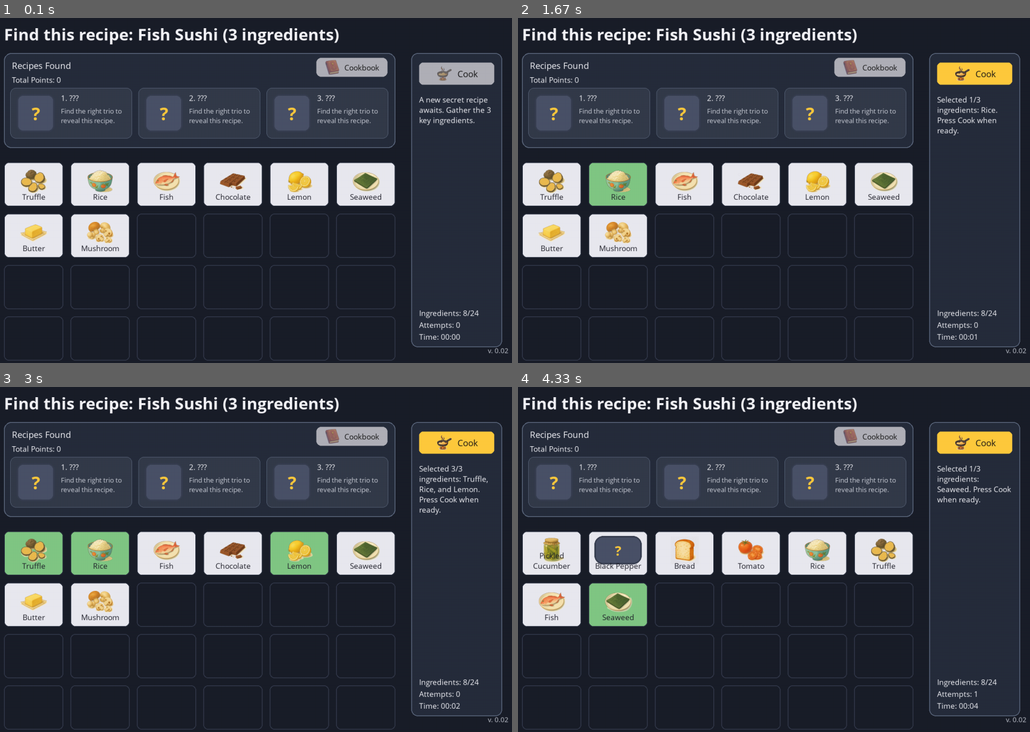
Above: before the commit, frames 1-4 (two rows, left to right).
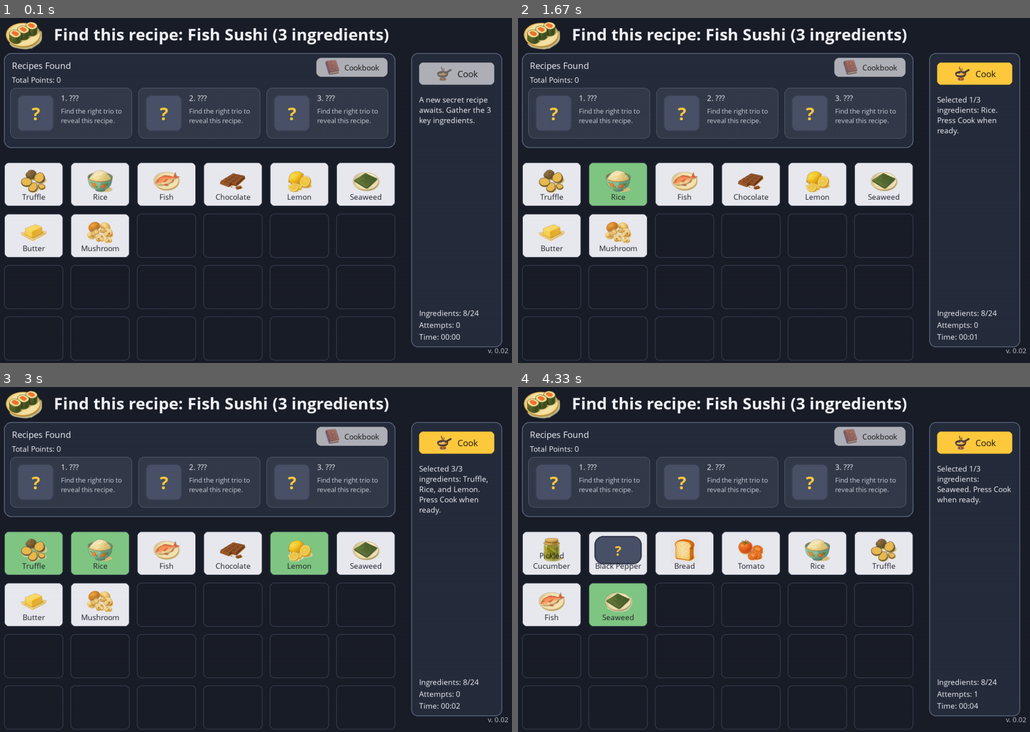
Above: after the commit, the same moments.

Repository: chrixbedardcad/FoodSimulator
Game: pygame game, started from secret_recipe_pygame.py
Two runs of this game, one before a commit and one after it. Both use one fixed random seed, a clock stepped at 60 frames per second and the inputs below.
Inputs (mouse positions are in pixels of both pictures, inside the frame that each line leads up to):
- Up to frame 1 (0.1 s): no input
- Up to frame 2 (1.67 s): click (768, 183) at 0.38 s; click (635, 187) at 0.72 s; click "Chocolate" at 1.05 s
- Up to frame 3 (3 s): click (56, 545) at 1.88 s; click "Lemon" at 2.72 s
- Up to frame 4 (4.33 s): click "Cook" at 3.05 s; click "Cook" at 3.38 s; click (589, 590) at 3.72 s

The runs differ from the first frame. In frame 1, 1.9% of the frame differs, in the area x 1-76%, y 1-10%; in frame 2, 1.9%; in frame 3, 1.9%; in frame 4, 1.9%.

Commit message:
Display recipe preview image in header

Diff:
--- a/secret_recipe_pygame.py
+++ b/secret_recipe_pygame.py
@@ -665,7 +665,21 @@
 
     def _draw_header(self) -> None:
         header_surface = self.font_title.render(self.target_message, True, TEXT_COLOR)
-        self.screen.blit(header_surface, (60, 40))
+        recipe_surface = self._recipe_image_surface(self.current_recipe)
+
+        header_y = 40
+        text_rect = header_surface.get_rect()
+        image_rect = recipe_surface.get_rect()
+
+        image_rect.left = 60
+        image_rect.top = header_y + (text_rect.height - image_rect.height) // 2
+        # Ensure the recipe preview does not overlap the top edge of the screen.
+        image_rect.top = max(20, image_rect.top)
+        self.screen.blit(recipe_surface, image_rect)
+
+        text_rect.left = image_rect.right + 30
+        text_rect.top = header_y
+        self.screen.blit(header_surface, text_rect)
 
     def _draw_cards(self) -> None:
         for index, rect in enumerate(self.card_rects):
